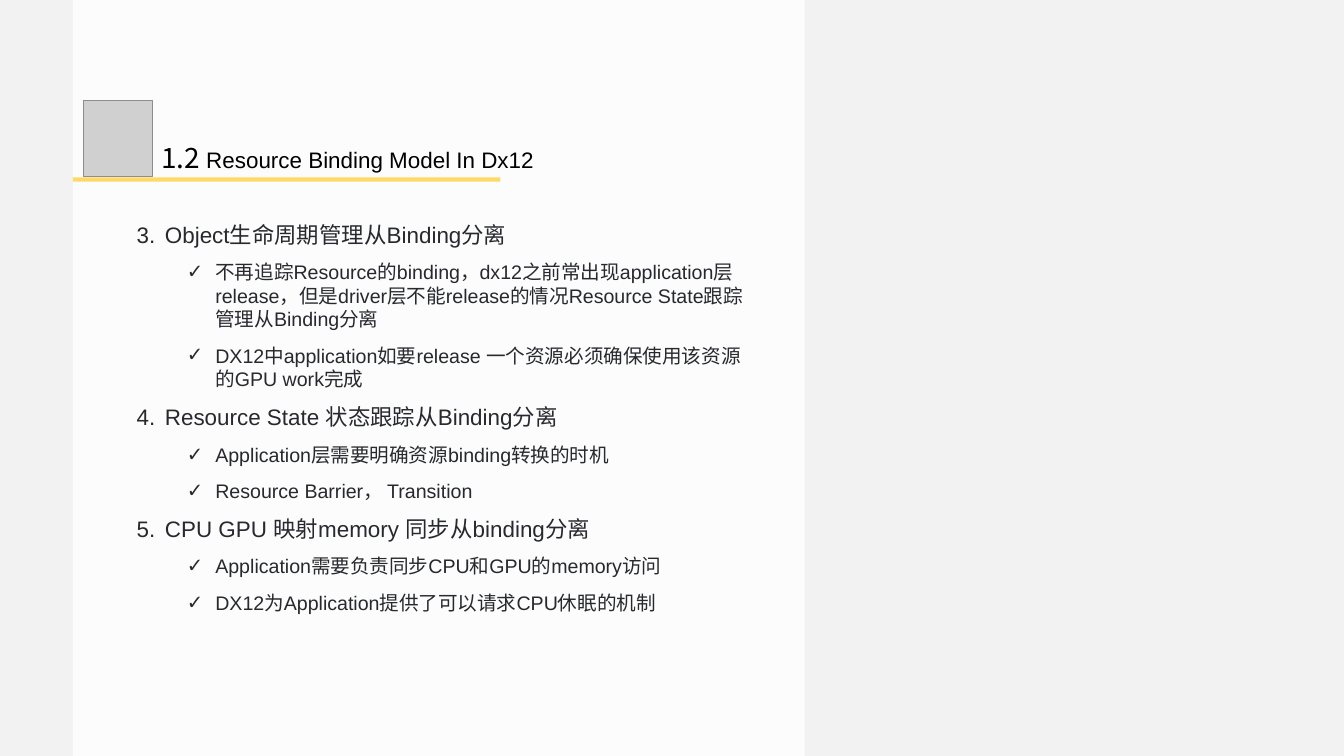
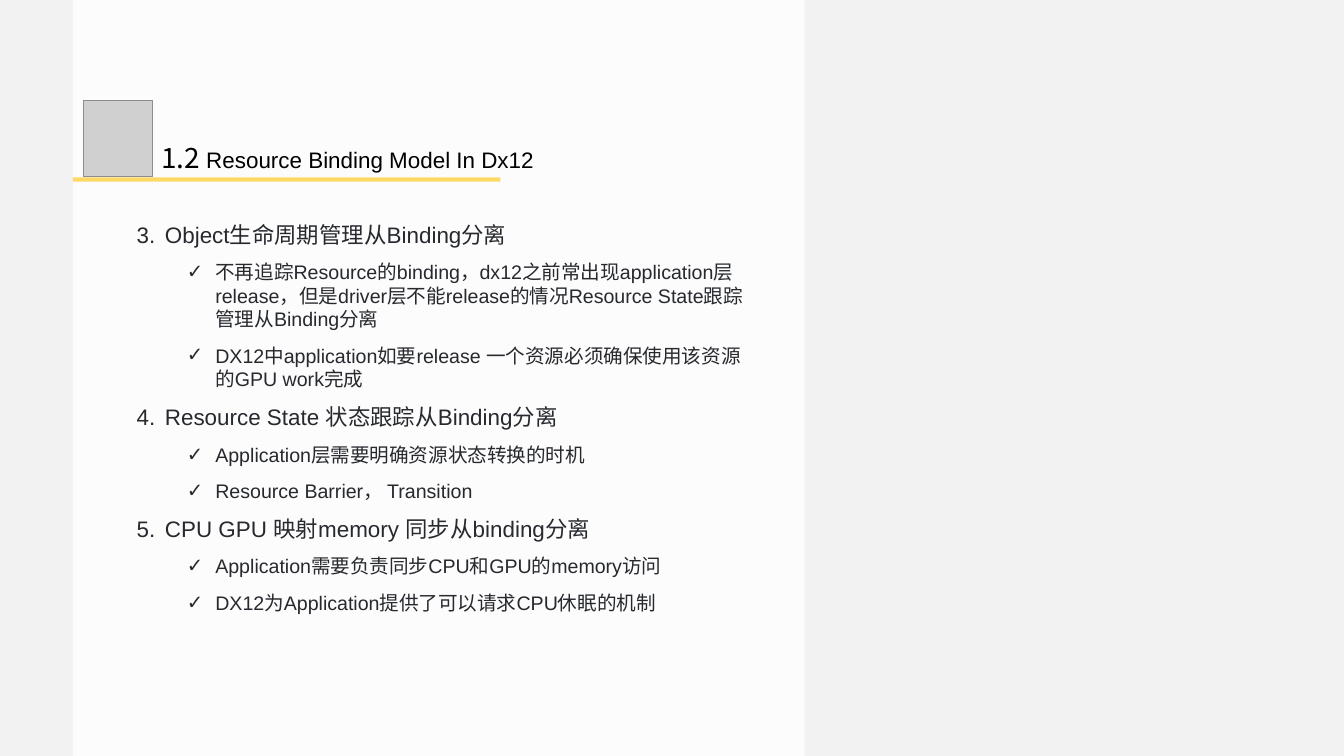
Before and after one commit to doomlover/KSGameEngineTutorials, a slide deck: slide 11 of PPTs/05.深入DX12绘制二.pptx (slide 9 before the commit). Drawn at 1344x756 pixels with LibreOffice and Linux fonts; fonts in the diff are those of the drawing; grey boxes stand for pictures. Boxes give left, top, right and bottom in pixels: in the first picture for what was removed or moved away, otherwise in the second. Text is boxed around its words. In the diff, an @@ line names an element or a change of style, - is before the commit and + after.

```diff
--- a/PPTs/05.深入DX12绘制二.pptx
+++ b/PPTs/05.深入DX12绘制二.pptx
@@ text at (215,446,585,466): text changed @@
-  ✓ Application层需要明确资源binding转换的时机
+  ✓ Application层需要明确资源状态转换的时机
```
Also in this commit, not shown: 13 other slides changed, 4 slides added, 2 slides removed, 1 other file.
